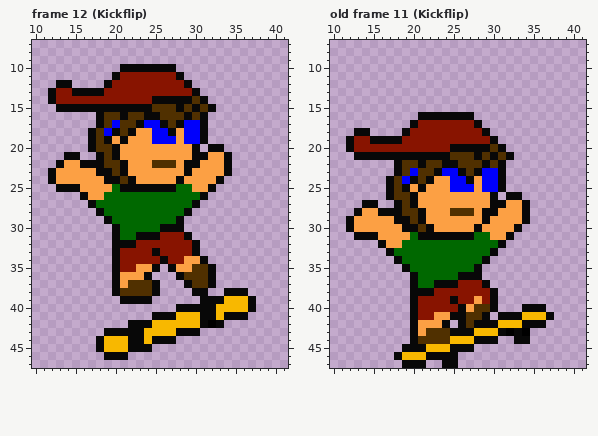
Two versions of one pixel-art file, Assets/Sprites/Skater/Smaller/skater_inked_full_set.aseprite. That is the earlier state.
48x48 pixels, 30 frames. Shown: frame 12 (Kickflip): x 10..41, y 7..47; old frame 11 (Kickflip): x 10..41, y 7..47. The commit also changed other frames, which this record leaves out.
And afterwards:
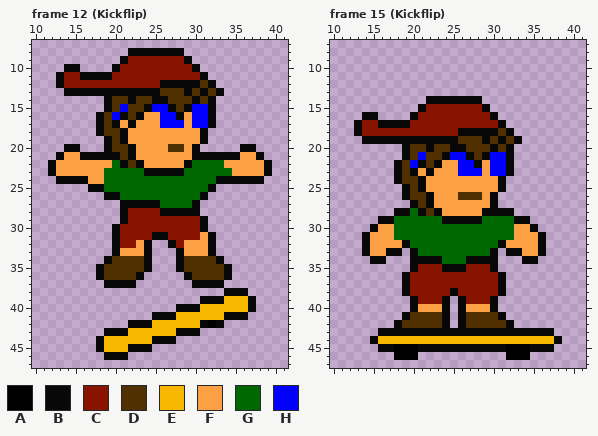
Palette (. is transparent): A #000000  B #080808  C #881400  D #503000  E #f8b800  F #fca044  G #006800  H #0000fc
A new or re-ordered frame is compared with the old frame closest to it.
From old to new:
frames 30 -> 31
--- frame 12 (Kickflip)
@@ x 10..41 @@
  7 ................................
- 8 ................................
- 9 ................................
-10 ...........BBBBBBB..............
-11 ..........BCCCCCCCB.............
-12 ...BB....BCCCCCCCCCB............
-13 ..BCCBBBBCCCCCCCCCCCB...........
-14 ..BCCCCCCCCCCCCBBBBBDB..........
-15 ...BBBBBBBBBBBBDDDBDBDB.........
-16 ........BDDBDDBBDDDBDB..........
-17 ........BDHDDBHHBDBHHB..........
-18 .......BDHBDBFFHHBFHHB..........
-19 .......BDBFBFFFHHHFHHB..........
-20 .......BDDBFFFFFFFFFB.BB........
-21 ....BB..BDBFFFFFFFFFBBFFB.......
-22 ...BFFBBBDDBFFFDDDFBBFFFB.......
-23 ..BFFFFFBBDBFFFFFFFBFFFFB.......
-24 ..BFFFFFFBBDBFFFFFBFFFFB........
-25 ...BBBFFFFGBBBBBBBGGFFB.........
-26 ......BFFGGGGGGGGGGGGB..........
-27 .......BGGGGGGGGGGGGB...........
-28 ........BGGGGGGGGGGB............
-29 .........BGGGGGGGGB.............
-30 ..........BGGGGGBBB.............
-31 ..........BGGBBBCCCB............
-32 ..........BBBCCCCCCCB...........
-33 ..........BCCCCBCCCCB...........
-34 ..........BCCCCCBCCFFB..........
-35 ..........BCCFFB.BFFDDB.........
-36 ..........BFFFB...BDDDB.........
-37 ..........BFDDDB...BDDB.........
-38 ..........BDDDDB....BB..BBB.....
-39 ...........BBBB......BBBEEEB....
-40 ..................BBBBBEEEEB....
-41 ...............BBBEEEBBEBBB.....
+ 8 ............BBBBBBB.............
+ 9 ...........BCCCCCCCB............
+10 ....BB....BCCCCCCCCCB...........
+11 ...BCCBBBBCCCCCCCCCCCB..........
+12 ...BCCCCCCCCCCCCBBBBBDB.........
+13 ....BBBBBBBBBBBBDDDBDBDB........
+14 .........BDDBDDBBDDDBDB.........
+15 .........BDHDDBHHBDBHHB.........
+16 ........BDHBDBFFHHBFHHB.........
+17 ........BDBFBFFFHHHFHHB.........
+18 ........BDDBFFFFFFFFFB..........
+19 .........BDBFFFFFFFFFB..........
+20 ....BB...BDDBFFFFDDFB.....BB....
+21 ...BFFBBBBBDBFFFFFFFBBBBBBFFB...
+22 ..BFFFFFFFGBDBFFFFFBGGGGFFFFFB..
+23 ..BFFFFFFGGGGGBBBBBGGGGGGFFFFB..
+24 ...BBBBFFGGGGGGGGGGGGGGBBBBBB...
+25 .......BBGGGGGGGGGGGGGB.........
+26 .........BBGGGGGGGGGGB..........
+27 ...........BBBBBGGGGB...........
+28 ...........BCCCCBBBBB...........
+29 ...........BCCCCCCCCCB..........
+30 ..........BCCCCCCCCCCB..........
+31 ..........BCCCCBBCCCCFB.........
+32 ..........BCCFB..BCFFFB.........
+33 ..........BFFFB...BFFFB.........
+34 .........BDDDDB...BDDDDB........
+35 ........BDDDDDB...BDDDDDB.......
+36 ........BDDDDB.....BDDDDB.......
+37 .........BBBB.......BBBB........
+38 ........................BBB.....
+39 .....................BBBEEEB....
+40 ..................BBBEEEEEEB....
+41 ...............BBBEEEEEEBBB.....
 42 ............BBBEEEEEEBAB........
-43 .........BBBBBEEEEBBB...........
-44 ........BEEEBBEBBB..............
+43 .........BBBEEEEEEBBB...........
+44 ........BEEEEEEBBB..............
 45 ........BEEEBBB.................
--- frame 15 (Kickflip) is new; against old frame 11 (Kickflip)
@@ x 10..41 @@
 13 ................................
-14 ................................
-15 ................................
-16 ...........BBBBBBB..............
-17 ..........BCCCCCCCB.............
-18 ...BB....BCCCCCCCCCB............
-19 ..BCCBBBBCCCCCCCCCCCB...........
-20 ..BCCCCCCCCCCCCBBBBBDB..........
-21 ...BBBBBBBBBBBBDDDBDBDB.........
-22 ........BDDBDDBBDDDBDB..........
-23 ........BDHDDBHHBDBHHB..........
-24 .......BDHBDBFFHHBFHHB..........
-25 .......BDBFBFFFHHHFHHB..........
-26 .......BDDBFFFFFFFFFB.BB........
-27 ....BB..BDBFFFFFFFFFBBFFB.......
-28 ...BFFBBBDDBFFFDDDFBBFFFB.......
-29 ..BFFFFFBBDBFFFFFFFBFFFFB.......
-30 ..BFFFFFFBBDBFFFFFBFFFFB........
-31 ...BBBFFFFGBBBBBBBGGFFB.........
-32 ......BFFGGGGGGGGGGGGB..........
-33 .......BGGGGGGGGGGGGB...........
-34 ........BGGGGGGGGGGB............
-35 .........BGGGGGGGGB.............
-36 ..........BGGGGGBBB.............
-37 ..........BGGBBBCCCB............
-38 ..........BBBCCCCCCCB...........
-39 ..........BCCCCBCCFCB...........
-40 ..........BCCCCCBFDDB...BBB.....
-41 ..........BCCFFBBDDB.BBBEEEB....
-42 ..........BFFFB.BDBBBEEEBBB.....
-43 ..........BFDDDBBBEEEBABA.......
-44 ..........BDDDDEEEBBB..BB.......
-45 .........BBBEEEBBB..............
-46 ........BEEEBBBB................
-47 .........BBB..BB................
+14 ............BBBBBBB.............
+15 ...........BCCCCCCCB............
+16 ....BB....BCCCCCCCCCB...........
+17 ...BCCBBBBCCCCCCCCCCCB..........
+18 ...BCCCCCCCCCCCCBBBBBDB.........
+19 ....BBBBBBBBBBBBDDDBDBDB........
+20 .........BDDBDDBBDDDBDB.........
+21 .........BDHDDBHHBDBHHB.........
+22 ........BDHBDBFFHHBFHHB.........
+23 ........BDBFBFFFHHHFHHB.........
+24 ........BDDBFFFFFFFFFB..........
+25 .........BDBFFFFFFFFFB..........
+26 .........BDDBFFFDDDFB...........
+27 ..........BDBFFFFFFFB...........
+28 ........BBGBDBFFFFFBBBB.........
+29 ......BBGGGGGGBBBBBGGGGBB.......
+30 .....BFFGGGGGGGGGGGGGGGFFB......
+31 ....BFFFGGGGGGGGGGGGGGGFFFB.....
+32 ....BFFFFBGGGGGGGGGGGBFFFFB.....
+33 ....BFFBB.BGGGGGGGGGB.BBFFB.....
+34 .....BB...BBBBGGGBBBB...BB......
+35 ..........BCCCBBBCCCB...........
+36 .........BCCCCCCCCCCCB..........
+37 .........BCCCCCCCCCCCB..........
+38 .........BCCCCCBCCCCCB..........
+39 ..........BCCCB.BCCCB...........
+40 ..........BFFFB.BFFFB...........
+41 .........BDDDDB.BDDDDB..........
+42 ........BDDDDDB.BDDDDDB.........
+43 ......BBBBBBBBBBBBBBBBBBBBBB....
+44 .....BEEEEEEEEEEEEEEEEEEEEEEB...
+45 ......BBAAABBBBBBBBBBBAAABBB....
+46 ........AAA...........AAA.......
+47 ................................
Pixel boxes of the changes (left, top, right, bottom) in both pictures:
changed: (48, 48, 272, 320)
changed: (128, 328, 144, 344)
changed: (346, 96, 562, 368)
